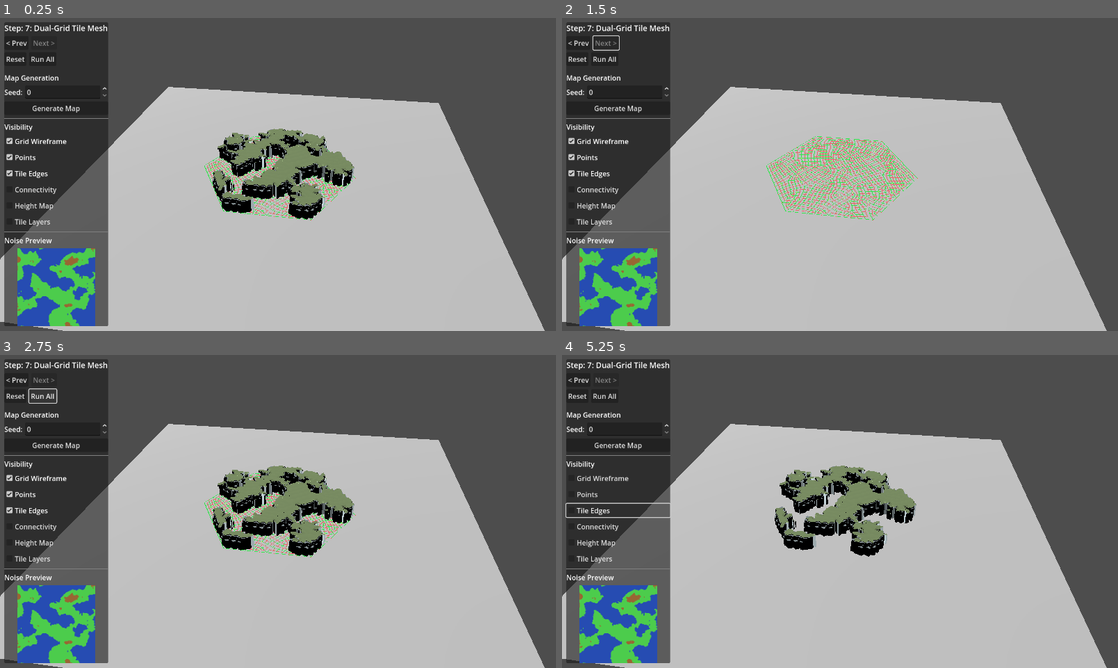
Above: before the commit, frames 1-4 (two rows, left to right).
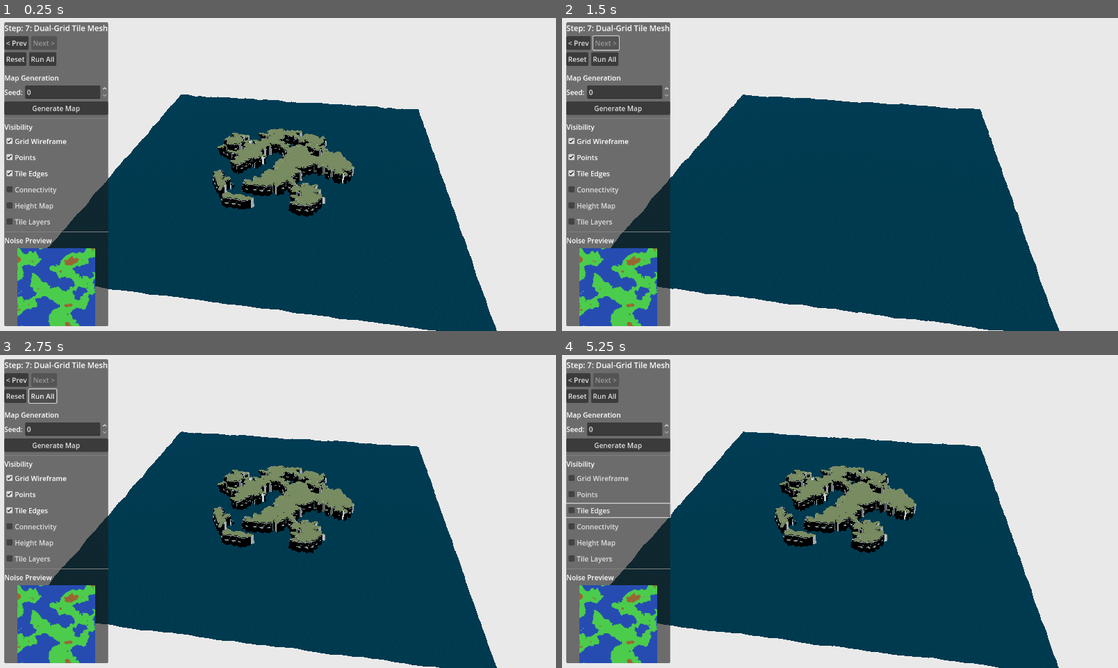
Above: after the commit, the same moments.

Repository: lucasbiancogs/map_generation
Game: Godot game, scene res://scenes/organic_grid.tscn
The game is run twice, just before and just after one commit, with the same random seed, the same clock (stepped at 60 frames per second) and the same inputs.
Inputs:
- Up to frame 1 (0.25 s): no input
- Up to frame 2 (1.5 s): click "< Prev" at 0.5 s; click "Next >" at 1.25 s
- Up to frame 3 (2.75 s): click "Run All" at 2 s
- Up to frame 4 (5.25 s): click "Generate Map" at 2.75 s; click "Grid Wireframe" at 3.5 s; click "Points" at 4.25 s; click "Tile Edges" at 5 s

The runs differ from the first frame. In frame 1, 89% of the frame differs, in the area x 0-100%, y 0-100%; in frame 2, 93%; in frame 3, 89%; in frame 4, 89%.

Commit message:
Add water shader and replace Water.tscn with PlaneMesh
Create water.gdshader with animated waves, Fresnel coloring, depth-based
blending, and edge detection. Replace FBX-based Water.tscn with a simple
subdivided PlaneMesh using the water shader material.

Diff:
--- /dev/null
+++ b/assets/materials/water.tres
@@ -0,0 +1,47 @@
+[gd_resource type="ShaderMaterial" load_steps=8 format=3 uid="uid://c3mh5p2w5s8g7"]
+
+[ext_resource type="Shader" uid="uid://blfoukr447pkl" path="res://assets/shaders/water.gdshader" id="1_shader"]
+
+[sub_resource type="FastNoiseLite" id="FastNoiseLite_mlyr4"]
+noise_type = 4
+
+[sub_resource type="NoiseTexture2D" id="NoiseTexture2D_n5diq"]
+as_normal_map = true
+noise = SubResource("FastNoiseLite_mlyr4")
+
+[sub_resource type="FastNoiseLite" id="FastNoiseLite_wg45u"]
+noise_type = 4
+
+[sub_resource type="NoiseTexture2D" id="NoiseTexture2D_egal5"]
+as_normal_map = true
+noise = SubResource("FastNoiseLite_wg45u")
+
+[sub_resource type="FastNoiseLite" id="FastNoiseLite_n5diq"]
+
+[sub_resource type="NoiseTexture2D" id="NoiseTexture2D_wg45u"]
+seamless = true
+noise = SubResource("FastNoiseLite_n5diq")
+
+[resource]
+render_priority = 1
+shader = ExtResource("1_shader")
+shader_parameter/albedo = Color(0, 0.321569, 0.431373, 1)
+shader_parameter/albedo2 = Color(0, 0.47451, 0.764706, 1)
+shader_parameter/metallic = 0.0
+shader_parameter/roughness = 0.02
+shader_parameter/wave = SubResource("NoiseTexture2D_wg45u")
+shader_parameter/texture_normal = SubResource("NoiseTexture2D_n5diq")
+shader_parameter/texture_normal2 = SubResource("NoiseTexture2D_egal5")
+shader_parameter/wave_direction = Vector2(2, 0)
+shader_parameter/wave_direction2 = Vector2(0, 1)
+shader_parameter/time_scale = 0.025
+shader_parameter/noise_scale = 20.0
+shader_parameter/height_scale = 0.5
+shader_parameter/color_deep = Color(0, 0.321569, 0.431373, 1)
+shader_parameter/color_shallow = Color(0, 0.47451, 0.764706, 1)
+shader_parameter/beers_law = 2.0
+shader_parameter/depth_offset = -0.75
+shader_parameter/edge_scale = 0.1
+shader_parameter/near = 1.0
+shader_parameter/far = 10.0
+shader_parameter/edge_color = Color(0, 0, 0, 1)
--- /dev/null
+++ b/assets/shaders/water.gdshader
@@ -0,0 +1,83 @@
+shader_type spatial;
+
+uniform sampler2D DEPTH_TEXTURE : hint_depth_texture, filter_linear_mipmap;
+uniform sampler2D SCREEN_TEXTURE : hint_screen_texture, filter_linear_mipmap;
+
+uniform vec3 albedo : source_color;
+uniform vec3 albedo2 : source_color;
+uniform float metallic : hint_range(0.0, 1.0) = 0;
+uniform float roughness : hint_range(0.0, 1.0) = 0.02;
+uniform sampler2D wave;
+uniform sampler2D texture_normal;
+uniform sampler2D texture_normal2;
+uniform vec2 wave_direction = vec2(2.0,0.0); // Direction of wave 1
+uniform vec2 wave_direction2 = vec2(0.0,1.0); // Direction of wave 2
+uniform float time_scale : hint_range(0.0, 0.2, 0.005) = 0.025; // Rate of movement multiplied by TIME
+uniform float noise_scale = 10.0;
+uniform float height_scale = 0.15;
+
+uniform vec4 color_deep : source_color; // Deep depth color
+uniform vec4 color_shallow : source_color; // Shallow depth color
+uniform float beers_law = 2.0; // Beer's law application
+uniform float depth_offset = -0.75; // Offset
+
+uniform float edge_scale = 0.1;
+uniform float near = 1.0;
+uniform float far = 100.0;
+uniform vec3 edge_color : source_color;
+
+// Varying variables
+varying float height;
+varying vec3 world_pos;
+
+float fresnel(float amount, vec3 normal, vec3 view)
+{
+	return pow((1.0 - clamp(dot(normalize(normal), normalize(view)), 0.0, 1.0 )), amount);
+}
+float edge(float depth){
+	depth = 2.0 * depth - 1.0;
+	return near * far / (far + depth * (near - far));
+}
+
+void vertex() {
+	world_pos = (MODEL_MATRIX * vec4(VERTEX, 1.0)).xyz;
+	height = texture(wave, world_pos.xz / noise_scale + TIME * time_scale).r;
+	VERTEX.y += height * height_scale;
+}
+
+void fragment() {
+	// Depth variables and calc
+	float depth_texture = texture(DEPTH_TEXTURE, SCREEN_UV).r * 2.0 - 1.0;
+	float depth = PROJECTION_MATRIX[3][2] / (depth_texture + PROJECTION_MATRIX[2][2]);
+	float depth_blend = exp((depth+VERTEX.z + depth_offset) * -beers_law);
+	depth_blend = clamp(1.0 - depth_blend, 0.0, 1.0);
+	float depth_blend_power = clamp(pow(depth_blend, 2.5), 0.0, 1.0);
+
+	// Retrieving depth color and applying the deep and shallow colors
+	vec3 screen_color = textureLod(SCREEN_TEXTURE, SCREEN_UV, depth_blend_power * 2.5).rgb;
+	vec3 depth_color = mix(color_shallow.rgb, color_deep.rgb, depth_blend_power);
+	vec3 color = mix(screen_color * depth_color, depth_color * 0.25, depth_blend_power * 0.5);
+
+	// Getting edge depth calc
+	float z_depth = edge(texture(DEPTH_TEXTURE, SCREEN_UV).x);
+	float z_pos = edge(FRAGCOORD.z);
+	float z_dif = z_depth - z_pos;
+
+	// Time calculations for wave (normal map) movement
+	vec2 time = (TIME * wave_direction) * time_scale; // Movement rate of first wave
+	vec2 time2 = (TIME * wave_direction2) * time_scale; // Movement rate of second wave
+
+	// Blend normal maps into one
+	vec3 normal_blend = mix(texture(texture_normal,world_pos.xz + time).rgb, texture(texture_normal2,world_pos.xz + time2).rgb, 0.5);
+
+	// Calculate Fresnel
+	float fresnel = fresnel(5.0, NORMAL, VIEW);
+	vec3 surface_color = mix(albedo, albedo2, fresnel); // Interpolate albedo values by frensel
+
+	vec3 depth_color_adj = mix(edge_color, color, step(edge_scale, z_dif));
+
+	ALBEDO = clamp(surface_color + depth_color_adj,vec3(0.0),vec3(1.0));
+	METALLIC = metallic;
+	ROUGHNESS = roughness;
+	NORMAL_MAP = normal_blend;
+}
--- a/project.godot
+++ b/project.godot
@@ -19,3 +19,7 @@
 window/size/viewport_width=1280
 window/size/viewport_height=720
 window/size/mode=3
+
+[rendering]
+
+environment/defaults/default_clear_color=Color(0.914464, 0.914464, 0.914464, 1)
--- a/scenes/organic_grid.tscn
+++ b/scenes/organic_grid.tscn
@@ -51,4 +51,4 @@
 _map_gen = NodePath("../MapGeneration")
 
 [node name="Water" parent="." instance=ExtResource("7_enksl")]
-transform = Transform3D(1, 0, 0, 0, 1, 0, 0, 0, 1, 0, 0.5, 0)
+transform = Transform3D(50, 0, 0, 0, 1, 0, 0, 0, 50, 0, 0.8, 0)
--- a/scenes/tiles/Water.tscn
+++ b/scenes/tiles/Water.tscn
@@ -1,8 +1,14 @@
-[gd_scene load_steps=2 format=3 uid="uid://c730m1a2almku"]
+[gd_scene load_steps=3 format=3 uid="uid://c730m1a2almku"]
 
-[ext_resource type="PackedScene" uid="uid://c6g24o7fs71el" path="res://assets/meshes/Water.fbx" id="1_mesh"]
+[ext_resource type="Material" uid="uid://c3mh5p2w5s8g7" path="res://assets/materials/water.tres" id="1_mat"]
 
-[node name="Water" type="Node3D"]
+[sub_resource type="QuadMesh" id="QuadMesh_j1q2v"]
+subdivide_width = 200
+subdivide_depth = 200
+orientation = 1
 
-[node name="Mesh" parent="." instance=ExtResource("1_mesh")]
-transform = Transform3D(3, 0, 0, 0, 1, 0, 0, 0, 3, 0, 0, 0)
+[node name="Water" type="MeshInstance3D"]
+transparency = 0.05
+cast_shadow = 0
+mesh = SubResource("QuadMesh_j1q2v")
+surface_material_override/0 = ExtResource("1_mat")
